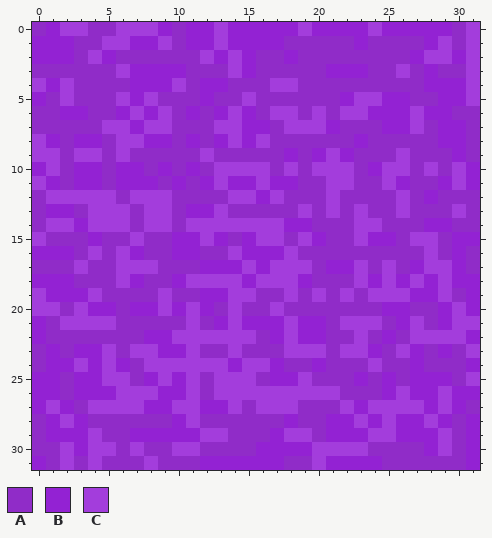
Two versions of one pixel-art sprite, dist/textures/grass2.png. The picture above is the old version.
The file is 32x32 pixels.
Palette (. is transparent): A #902cc8  B #9322d3  C #a33ddc
Pixels before, first column x 0:
 0 ABCCAACCCBABBCBBBBBCBBBBCBBBBBAC
 1 BBBAACCBBCABBCBBBBAAAAABAAAABCAC
 2 BBBACBAAAAAACBCBAABAAAAAAAABCCBC
 3 AAAAAACBBBBAAACBAAAAABBBAACABAAC
 4 CBCAAAABBBCABBAAACCAAAAAAAAABBBC
 5 BACAAACBCAAABAACAAAAAABCCBBAABBC
 6 AABBAABCBCABABCBACCACACCBBBCBBAA
 7 AAAAACCBCCAAACCBBACCCBAAABBCABBA
 8 CBABBACCBBABABCBCAAAAAABAAAAABBA
 9 CCACCACAAAAACAAAAABABCBAAACAAABA
10 BCABBABBABABACCCCACACCCABCCACACB
11 CBABBABBBABABCBBCBBAACCAACBAABCB
12 ACCCCCACCCAAAACCBCAAACAAAACABAAA
13 ABBACCCACCABBCAAAAACACACAACAAACA
14 ACCBCCCACCACCCCCCCBBAAACCAAABBAA
15 CAAABAACAABBCBABCCACBAACBBACCABB
16 BBBACACBAABBAACBBBCAAAAAAAAACABA
17 AAACAACCCAAABBBCBCCCABBCACABCCBA
18 BBBAAACBAABCCCCBCCCBAAACBCBCBCBB
19 CBBBCAAAACAABBCCAACACACACCCBBCAB
20 CCACBBABBCBCBACAACAAAAAAABBAABCB
21 BACCCCAAAAACABCBBBCBBACCCABCABCC
22 BAAAAAAABBCCCCCCABCBBAACABACCCCB
23 ABABBCACCBBCAACAAACCCACCBACBABAC
24 ABBCBCBACCCCCCBCCBAABAAACAABAAAB
25 BBABBCCABCBCACCCABBCAAABABABBBAC
26 BBABBBCCCBBCACCCCCCCCCAAABCBBCBB
27 BCBACCCCBBCCBBCACCCAAACBCCCCBCBA
28 ABCBAAAAAABCAAAAAABAABBCBCBBCBAB
29 ABBBCAABBBBBCCAAABCCABBBCCBBBCAB
30 AACBCCACAACCAAAABBBBCCCCAAAABCAB
31 BACACAAACAAABBBBBBAACBBBBAAAAAAB
And afterwards:
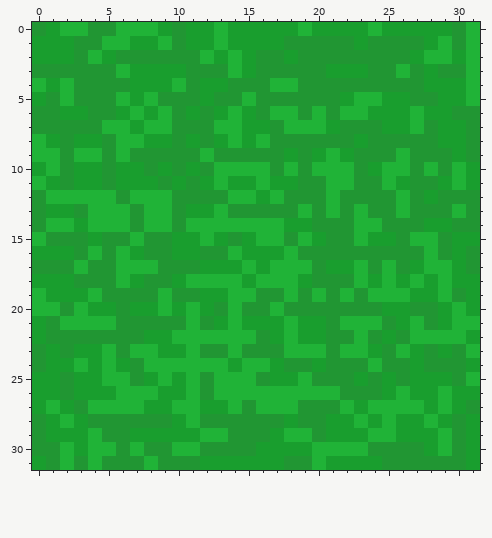
What changed:
colour A: #902cc8 -> #219633
colour B: #9322d3 -> #199e2e
colour C: #a33ddc -> #20b337
Boxes around the changes in both pictures, in picture pixels (x1, y1, x2, y2):
changed: (32, 22, 480, 470)
